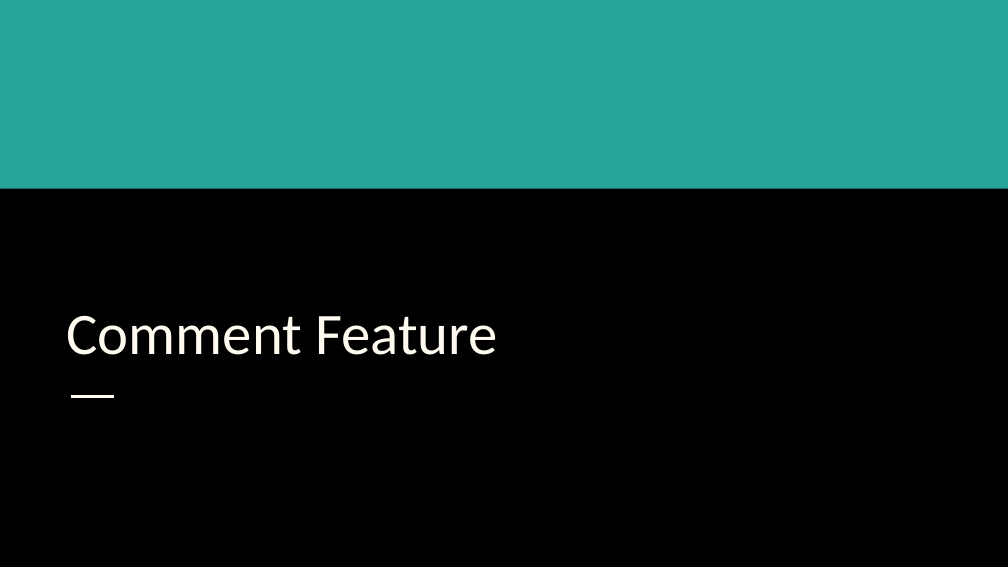
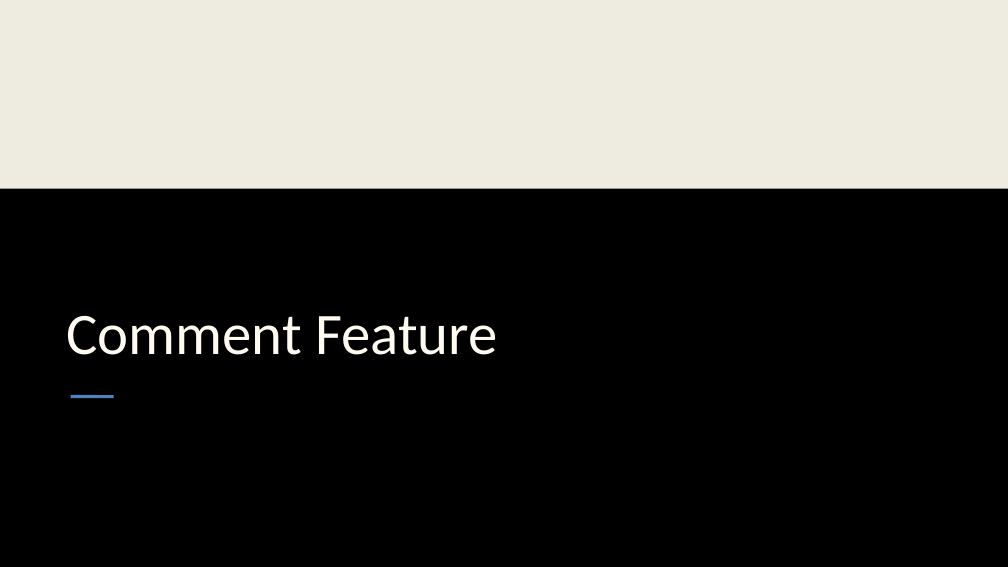
Before and after one commit to EdgeGallery/community, a slide deck: slide 1 of AppStore and Developer Joint PT/Release/Requirement analysis/appstore/Comment Feature.pptx. Drawn at 1008x567 pixels with LibreOffice and Linux fonts; fonts in the diff are those of the drawing. Boxes give left, top, right and bottom in pixels: in the first picture for what was removed or moved away, otherwise in the second. Text is boxed around its words. In the diff, an @@ line names an element or a change of style, - is before the commit and + after.

```diff
--- a/AppStore and Developer Joint PT/Release/Requirement analysis/appstore/Comment Feature.pptx
+++ b/AppStore and Developer Joint PT/Release/Requirement analysis/appstore/Comment Feature.pptx
@@ rectangle at (0, 0, 1008, 188): fill #26A69A to #EEECE1 @@
@@ line removed from (71, 396) to (114, 396) @@
@@ freeform shape added at (71, 396, 114, 396), outline #4F81BD 2.24 pt @@
```
Also in this commit, not shown: 14 other slides changed, 1 slide added.
